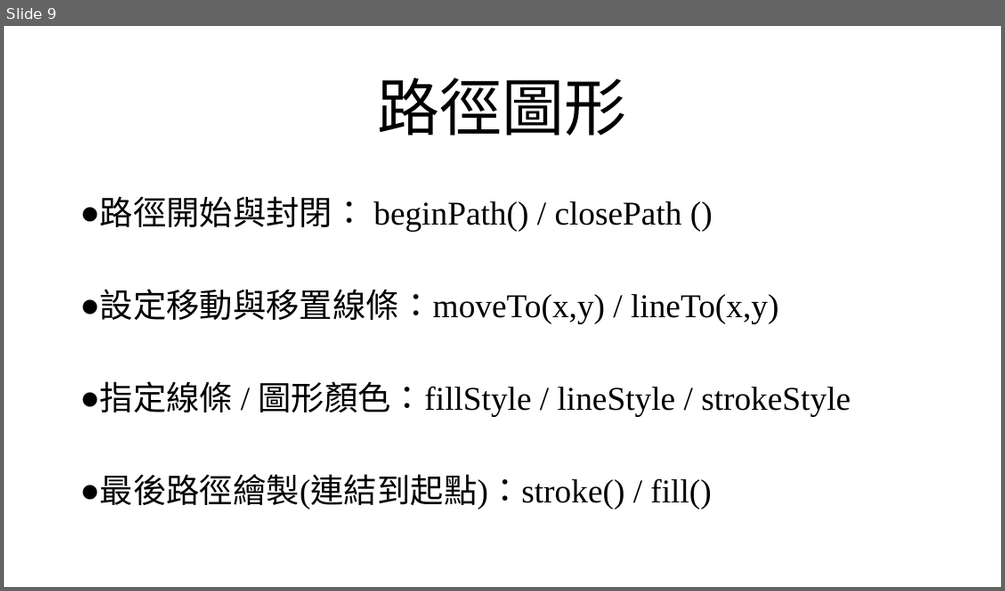
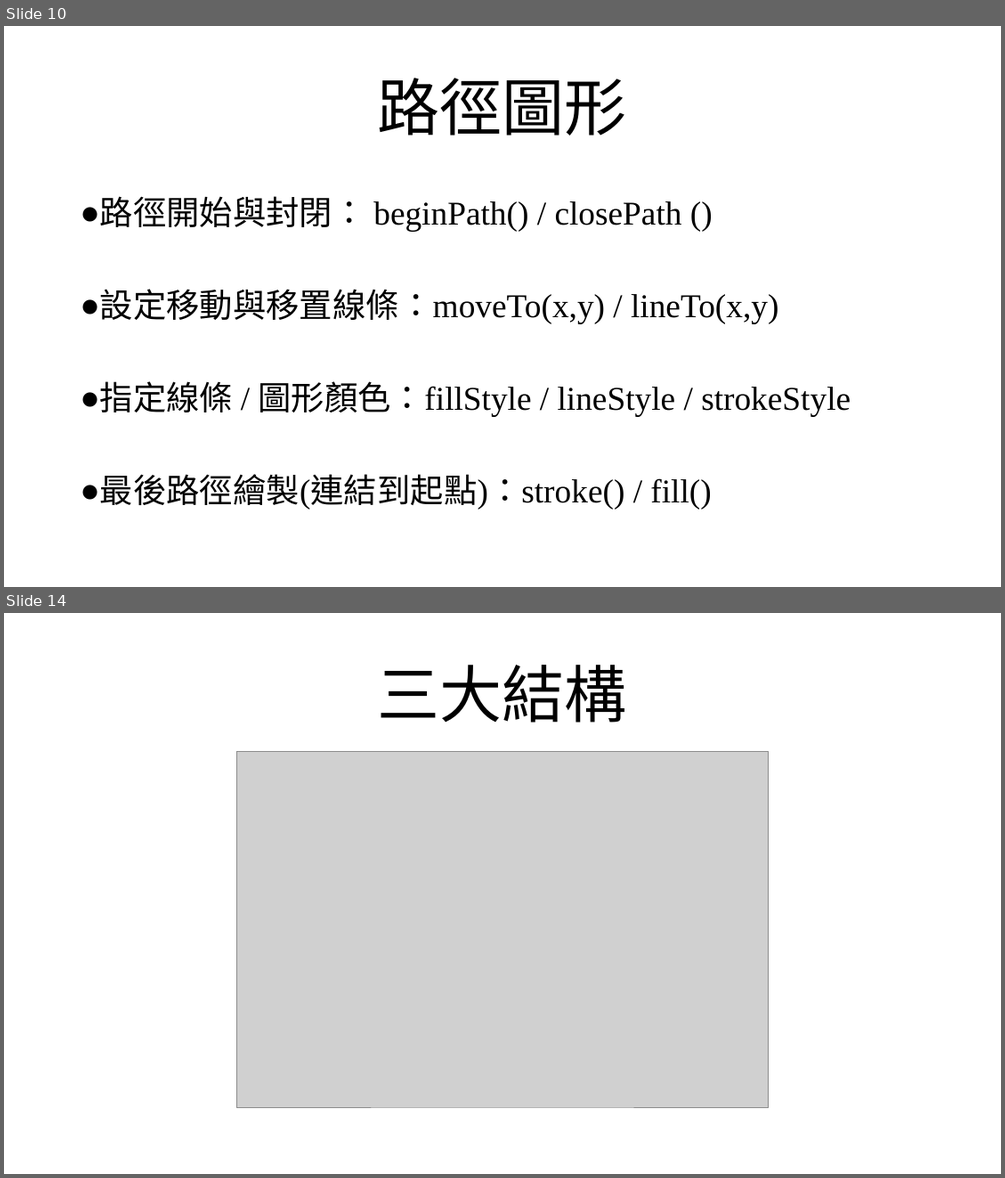
Before and after one commit to beenyan/RLSB, a slide deck: 俄羅斯方塊.pptx. Shown one above the other, each under a label of ours: slide 9 before the commit, slides 10 and 14 after it; the slides between them are not shown. The pictures are 1005x591 and 1005x1178 pixels, drawn with LibreOffice and Linux fonts; fonts in the diff are those of the drawing; grey boxes stand for pictures; background and template pictures are left out. Boxes give left, top, right and bottom in pixels: in the first picture for what was removed or moved away, otherwise in the second. Text is boxed around its words. In the diff, an @@ line names an element or a change of style, - is before the commit and + after.

```diff
--- a/俄羅斯方塊.pptx
+++ b/俄羅斯方塊.pptx
@@ slide 14 added at box(4, 613, 1001, 1174), background picture (left out) @@
@@ title added at box(378, 665, 627, 722), 60 pt, text #000000 @@
+三大結構
@@ picture added at box(237, 751, 769, 1107) @@
@@ what was slide 9 is now slide 10 @@
```
Also in this commit, not shown: 6 slides changed, 7 other slides added, 4 slides removed, 3 other files.
